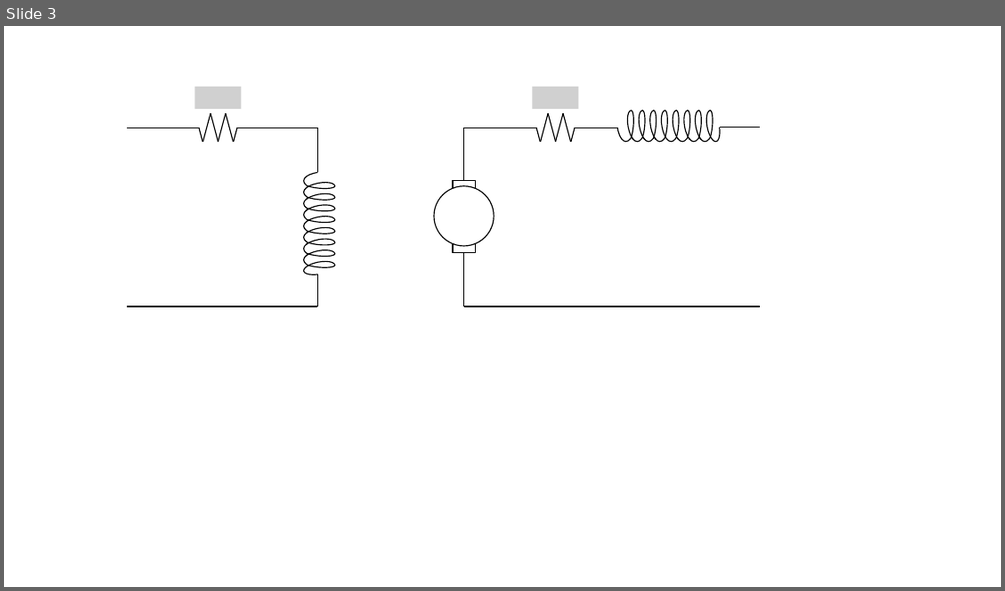
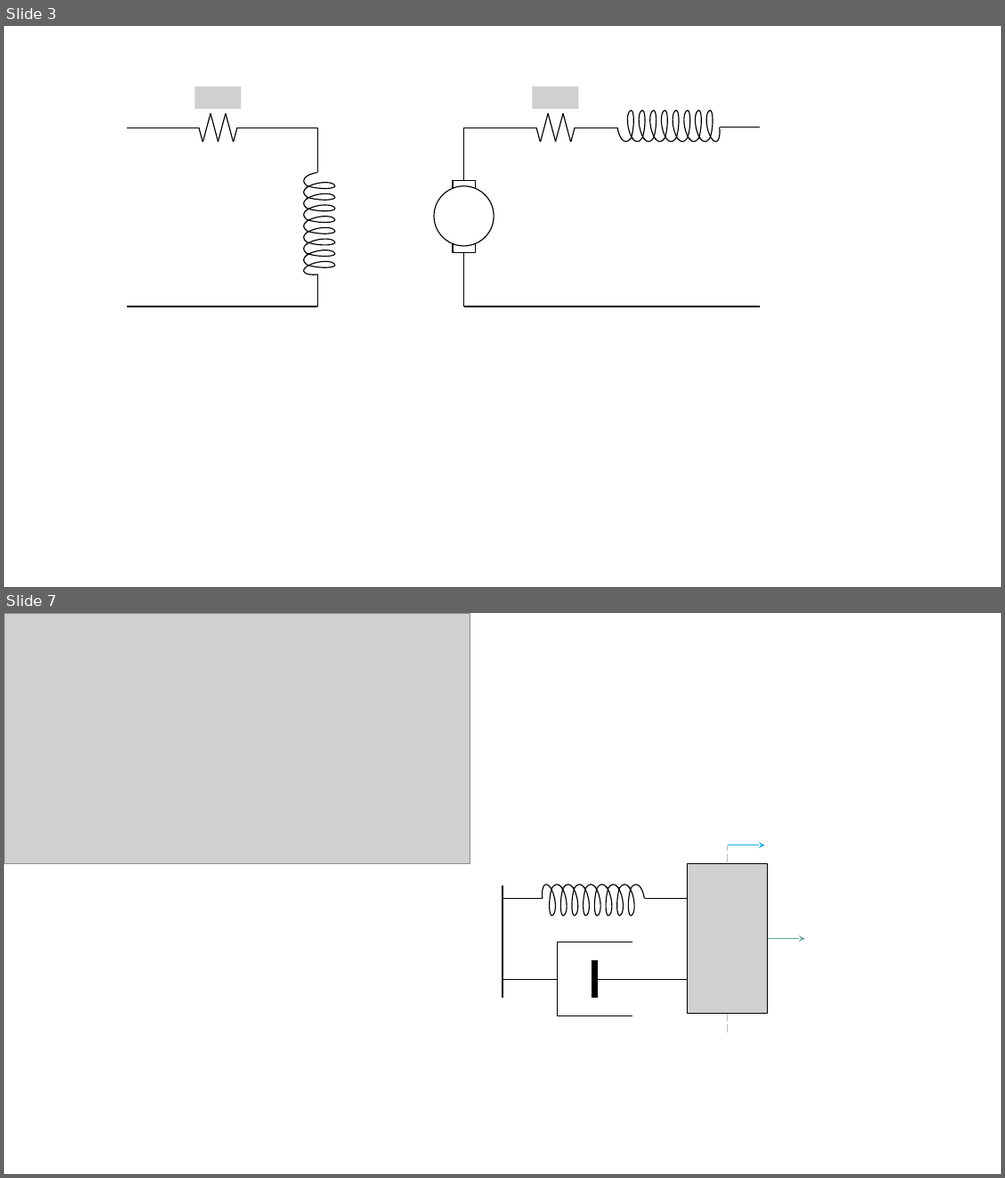
Before and after one commit to EngAhmedWaleed/Lectures-Collection, a slide deck: images/lec2/Source/From Magnetics (AW).pptx. Shown one above the other, each under a label of ours: slide 3 before the commit, slides 3 and 7 after it; the slides between them are not shown. The pictures are 1005x591 and 1005x1178 pixels, drawn with LibreOffice and Linux fonts; fonts in the diff are those of the drawing; grey boxes stand for pictures. Boxes give left, top, right and bottom in pixels: in the first picture for what was removed or moved away, otherwise in the second. Text is boxed around its words. In the diff, an @@ line names an element or a change of style, - is before the commit and + after.

```diff
--- a/images/lec2/Source/From Magnetics (AW).pptx
+++ b/images/lec2/Source/From Magnetics (AW).pptx
@@ slide 7 added at (x1=4, y1=613, x2=1001, y2=1174), background #FFFFFF @@
@@ picture added at (x1=4, y1=613, x2=469, y2=863) @@
@@ line added from (727, 1032) to (727, 844), #000000 1 pt dashed @@
@@ arrow added from (727, 844) to (764, 844), #1CADE4 0.75 pt @@
@@ picture added at (x1=688, y1=863, x2=768, y2=1013) @@
@@ group added at (x1=502, y1=884, x2=688, y2=926): 24 arc (boxed as its full ellipse)s, 2 lines @@
@@ line added from (502, 997) to (502, 885), #000000 1 pt @@
@@ arrow added from (768, 938) to (805, 938), #62A39F 0.75 pt @@
@@ line added from (502, 979) to (558, 979), #000000 1 pt @@
@@ group added at (x1=558, y1=941, x2=632, y2=1016): 4 lines @@
@@ line added from (596, 979) to (688, 979), #000000 1 pt @@
```
Also in this commit, not shown: 3 slides changed, 1 other slide added, 11 other files.
